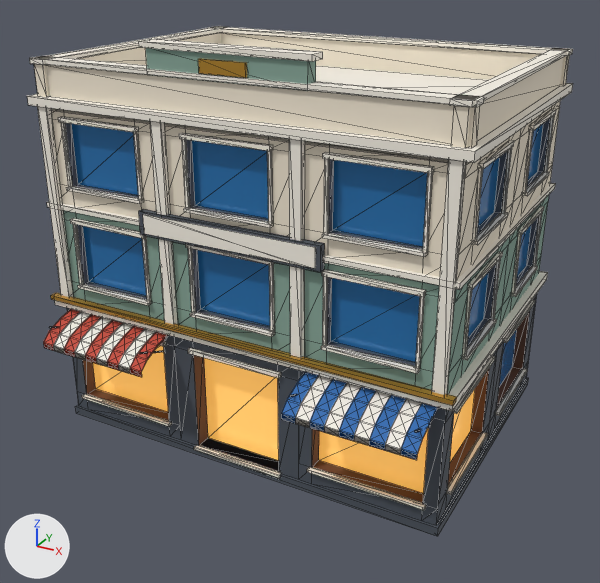
Renders of the glTF model public/models/buildings/04_commercial-lod1.glb from each side of a commit.
Camera for both pictures: a camera (50 mm lens) standing at (11.91, -22.32, 15.18) and looking at (0.23, -1.07, 4.56). The axes (+X, +Y, +Z) are drawn at lower left. The lights are the same throughout. The first picture is the older version. Mesh edges are drawn as thin lines. Vertices at exactly the same position are counted once.

The first picture shows 'EdificioComercial_LOD1'.
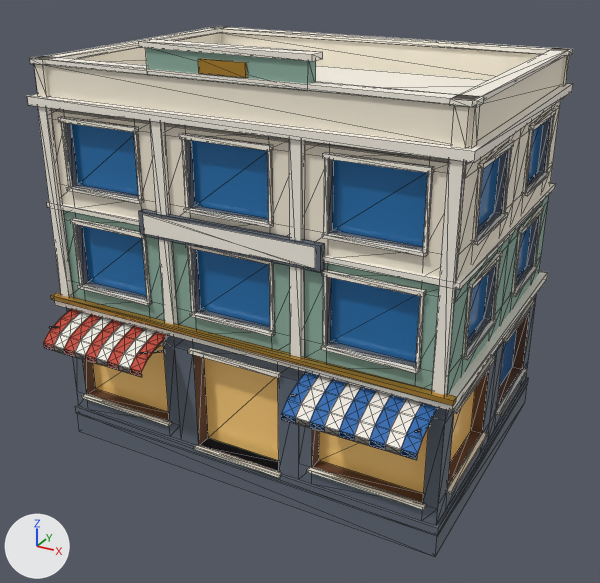
Edits to the bpy script that builds the scene:
```text
Add img_caceres_buildings_emissive:
    img_caceres_buildings_emissive = load_image('caceres_buildings_emissive', '_unpacked/caceres_buildings_emissive', 512, 512, 'sRGB')
Add img_caceres_buildings_mr:
    img_caceres_buildings_mr = load_image('caceres_buildings_mr', '_unpacked/caceres_buildings_mr', 512, 512, 'Non-Color')
Add img_caceres_buildings_atlas:
    img_caceres_buildings_atlas = load_image('caceres_buildings_atlas', '_unpacked/caceres_buildings_atlas', 512, 512, 'sRGB')
Add mat_cc_atlas_glass:
    mat_cc_atlas_glass = bpy.data.materials.new('CC_Atlas_Glass')
    # uses the picture img_caceres_buildings_atlas
    # uses the picture img_caceres_buildings_emissive
    # uses the picture img_caceres_buildings_mr
Add mat_cc_atlas_opaque:
    mat_cc_atlas_opaque = bpy.data.materials.new('CC_Atlas_Opaque')
    # uses the picture img_caceres_buildings_atlas
    # uses the picture img_caceres_buildings_mr
Change me_edificiocomercial_lod1:
    used by ob_edificiocomercial_lod1; location = (0.0, 0.0, 0.0)
    remove me_edificiocomercial_lod1.from_pydata(...)  # 1513 vertices, 2376 faces; spans x -6.68..6.68, y -5.95..4.86, z 0.0..12.46
    remove me_edificiocomercial_lod1.materials.append(mat_wall_shop_cream)  # pale yellow #f3e8d4
    remove me_edificiocomercial_lod1.materials.append(mat_wall_shop_sage)  # greyish green #87a698
    remove me_edificiocomercial_lod1.materials.append(mat_metal_iron)  # dark grey #232830
    remove me_edificiocomercial_lod1.materials.append(mat_metal_gold_sign)  # orange #d9a441
    remove me_edificiocomercial_lod1.materials.append(mat_glass_sky)  # blue #2b78b8
    remove me_edificiocomercial_lod1.materials.append(mat_awning_red)  # red #c94b38
    remove me_edificiocomercial_lod1.materials.append(mat_awning_blue)  # blue #2f6db5
    remove me_edificiocomercial_lod1.materials.append(mat_awning_cream)  # white #f7f3ea
    remove me_edificiocomercial_lod1.materials.append(mat_roof_gravel)  # light grey #cfcbc2
    add me_edificiocomercial_lod1.from_pydata(...)  # 1521 vertices, 2388 faces; spans x -6.68..6.68, y -5.95..4.86, z -0.72..12.46
    me_edificiocomercial_lod1 part 1: a new loose piece, a box spanning x -6.46..6.46, y -4.66..4.66, z -0.72..0.03, in mat_cc_atlas_opaque
    me_edificiocomercial_lod1 part 2: 262 faces spanning x -6.48..6.48, y -4.84..4.68, z 0.0..10.05 switch from mat_trim_dark_concrete (greyish blue #4c535d) to mat_cc_atlas_opaque
    me_edificiocomercial_lod1 part 3: 1236 faces spanning x -6.66..6.66, y -4.86..4.86, z 0.2..12.46 switch from mat_trim_ivory (white #faf4e8) to mat_cc_atlas_opaque
    me_edificiocomercial_lod1 part 4: 40 faces spanning x -5.97..6.4, y -4.6..3.86, z 0.28..3.6 switch from mat_wood_cedar (brown #633f2a) to mat_cc_atlas_opaque
    me_edificiocomercial_lod1 part 5: 8 faces spanning x -5.97..6.04, y -4.16..-0.74, z 0.28..3.6 switch from mat_glass_warm_shop (orange #ffd07b, glowing orange #c48a39) to mat_cc_atlas_glass
```

Location of each change, (x1, y1, x2, y2) in pixels of the pictures (600 x 583 px):
'EdificioComercial_LOD1', reshaped
    before: (27, 26, 573, 536)
    after: (27, 26, 573, 556)
part 1 of me_edificiocomercial_lod1, added
    after: (77, 387, 527, 556)
part 2 of me_edificiocomercial_lod1, recoloured
    both: (66, 119, 550, 536)
part 3 of me_edificiocomercial_lod1, recoloured
    both: (66, 119, 551, 510)
part 4 of me_edificiocomercial_lod1, recoloured
    both: (83, 311, 530, 503)
part 5 of me_edificiocomercial_lod1, recoloured (darker)
    both: (93, 345, 475, 494)
